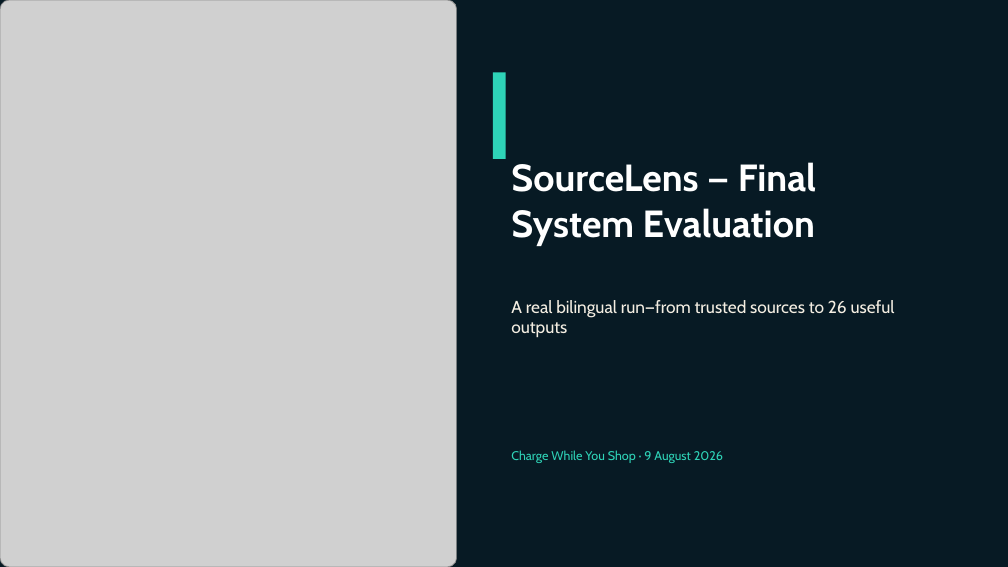
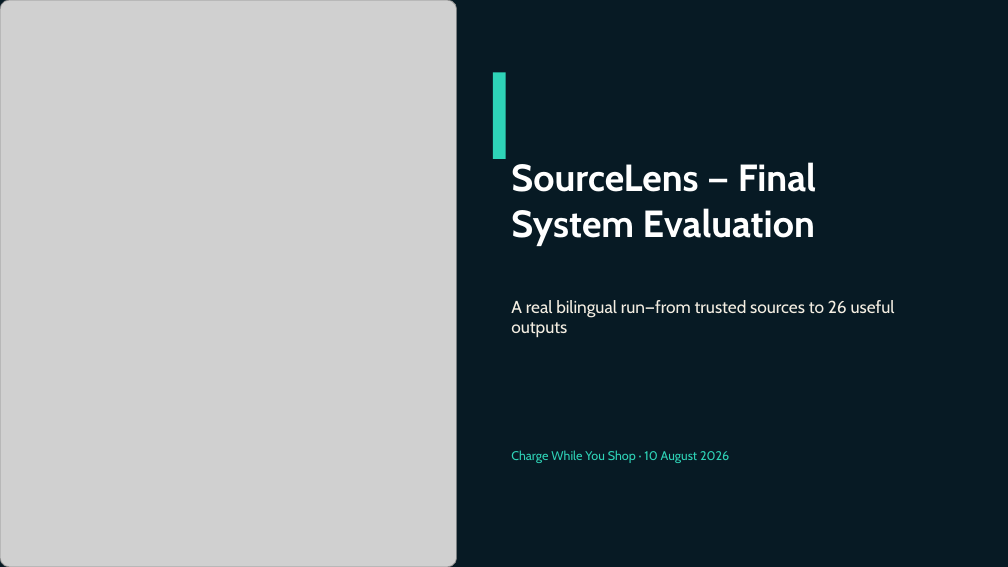
Before and after one commit to msmahdinejad/SourceLens, a slide deck: slide 1 of docs/demo/outputs/SourceLens-demo-evaluation-en.pptx. Drawn at 1008x567 pixels with LibreOffice and Linux fonts; fonts in the diff are those of the drawing; grey boxes stand for pictures. Boxes give left, top, right and bottom in pixels: in the first picture for what was removed or moved away, otherwise in the second. Text is boxed around its words. In the diff, an @@ line names an element or a change of style, - is before the commit and + after.

```diff
--- a/docs/demo/outputs/SourceLens-demo-evaluation-en.pptx
+++ b/docs/demo/outputs/SourceLens-demo-evaluation-en.pptx
@@ text at (x1=511, y1=450, x2=729, y2=463): text changed @@
-Charge While You Shop · 9 August 2026
+Charge While You Shop · 10 August 2026
```
Also in this commit, not shown: 3 other slides changed, 4 slides added, 36 other files.
